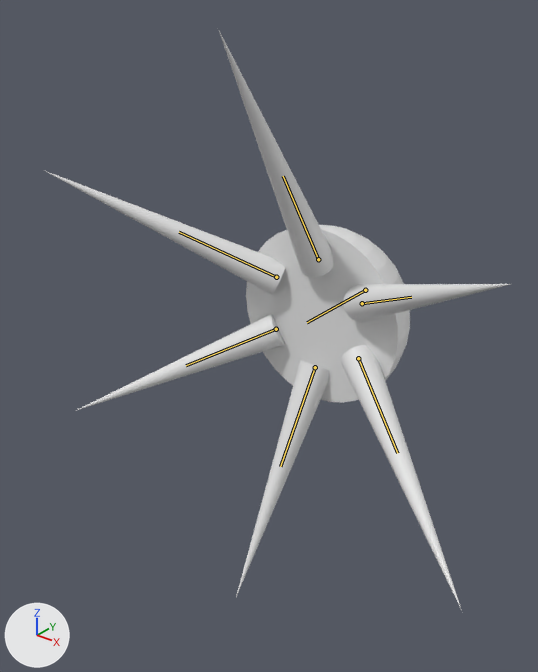
A saved change to the glTF model glb_imports/ClarityJellyfish.glb.
The view is the same before and after, from a camera (50 mm lens) standing at (4.2, -6.07, 3.34) and looking at (-0.19, -0.59, -0.05). Arrows for +X, +Y and +Z are at lower left; the lights stay in place. The first picture is the older version. Both versions are drawn at frame 96 of the action 'Shoot'; the numbers are the values there. The bones that bend it are drawn over the model as lines.
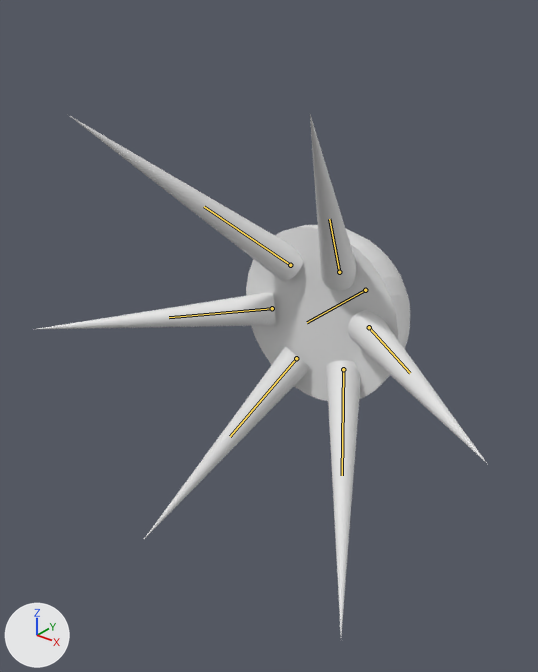
Changed parts and their boxes (x1, y1, x2, y2) in the pictures (538 x 672 px):
'Cube', posed
    before: (246, 225, 410, 403)
    after: (246, 225, 410, 401)
'Cube.003', posed (37% wider, 27% shorter)
    before: (341, 345, 462, 610)
    after: (144, 346, 310, 539)
'Cube.001', posed (21% wider, 38% shorter)
    before: (218, 29, 333, 277)
    after: (348, 310, 487, 463)
'Cube.005', posed (12% wider, 72% taller)
    before: (75, 314, 285, 411)
    after: (67, 114, 303, 282)
'Cube.002', posed (79% narrower, 605% taller)
    before: (343, 284, 511, 322)
    after: (326, 361, 361, 635)
'Cube.004', posed (154% wider, 84% shorter)
    before: (236, 360, 329, 596)
    after: (38, 293, 276, 329)
'Cube.006', posed (80% narrower, 43% taller)
    before: (46, 171, 285, 294)
    after: (310, 115, 356, 291)
bone 'Bone', root to tip
    before: (318, 259) to (283, 176)
    after: (369, 327) to (410, 373)
bone 'Bone.001', root to tip
    before: (362, 303) to (411, 297)
    after: (343, 369) to (342, 475)
bone 'Bone.002', root to tip
    before: (358, 358) to (397, 453)
    after: (296, 358) to (230, 436)
bone 'Bone.003', root to tip
    before: (315, 367) to (280, 466)
    after: (272, 308) to (169, 317)
bone 'Bone.004', root to tip
    before: (276, 277) to (179, 232)
    after: (339, 272) to (329, 219)
bone 'Bone.005', root to tip
    before: (276, 329) to (186, 365)
    after: (290, 265) to (204, 206)

The change in detail:
Bone 'Bone.006' (bone_bone_006) turns from (0, 0, 0) to (0, -84, 0) degrees about its own x, y and z.
Bone 'Bone' (bone_bone) turns from (-58, 0, 0) to (-50, 0, 0) degrees about its own x, y and z.
Bone 'Bone.001' (bone_bone_001) turns from (-26, -12, -49) to (-23, -9, -42) degrees about its own x, y and z.
Bone 'Bone.002' (bone_bone_002) turns from (26, 12, -49) to (23, 9, -42) degrees about its own x, y and z.
Bone 'Bone.003' (bone_bone_003) turns from (58, 0, 0) to (50, 0, 0) degrees about its own x, y and z.
Bone 'Bone.004' (bone_bone_004) turns from (-26, 12, 49) to (-23, 9, 42) degrees about its own x, y and z.
Bone 'Bone.005' (bone_bone_005) turns from (26, -12, 49) to (23, -9, 42) degrees about its own x, y and z.
